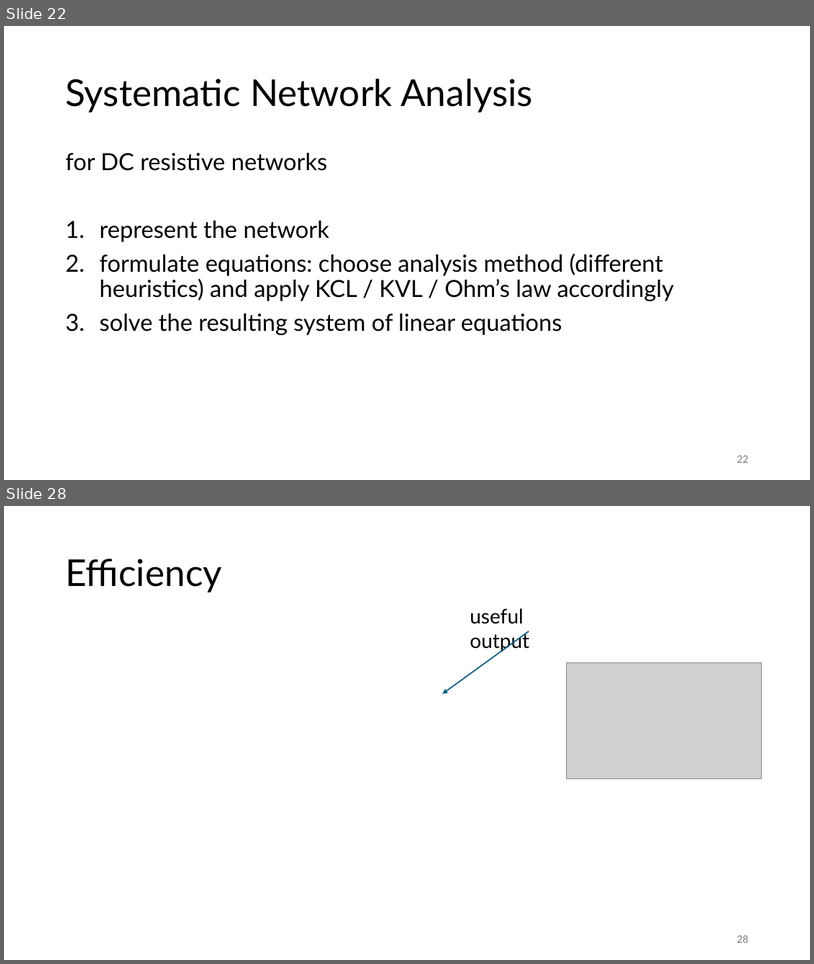
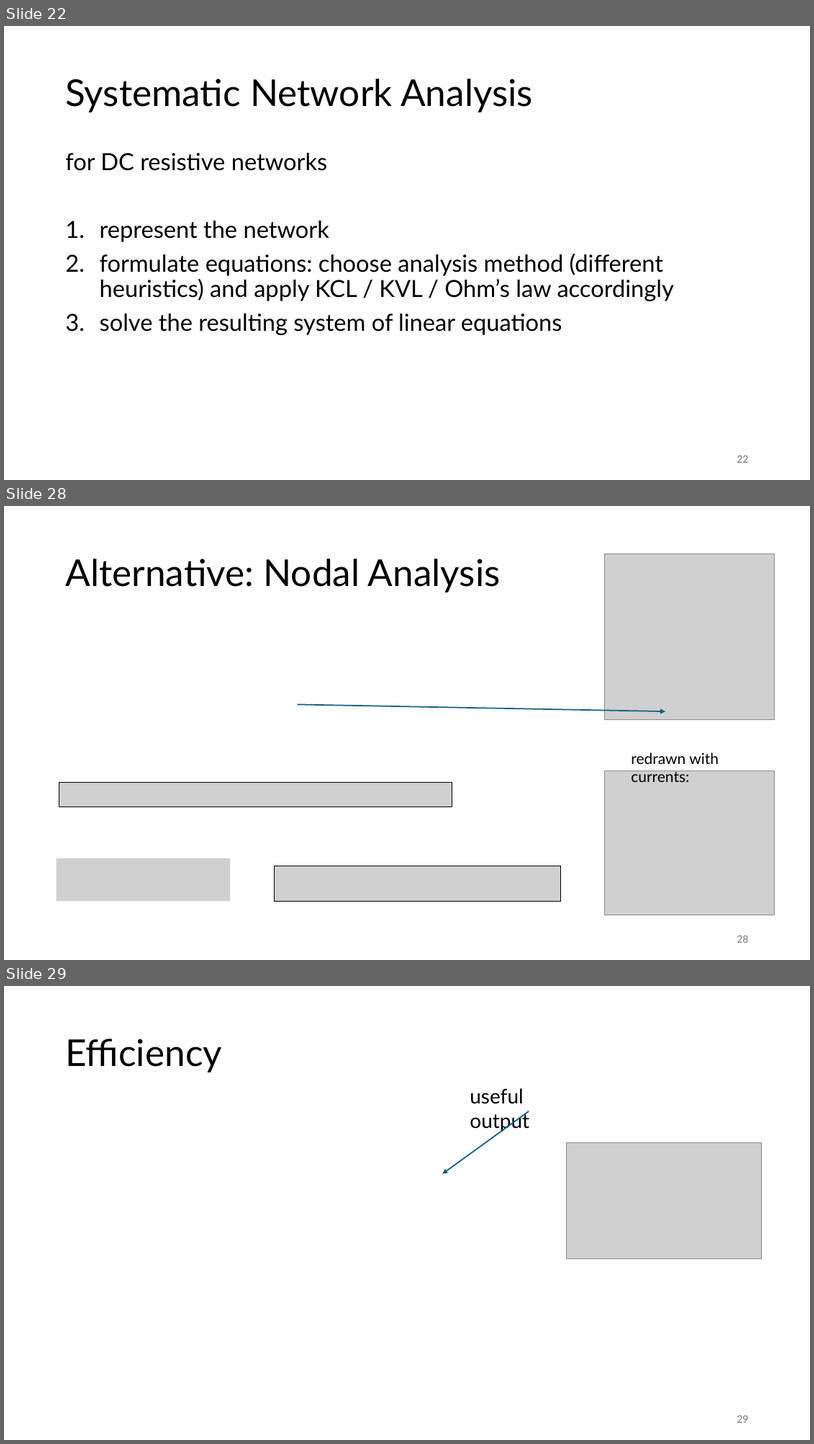
Before and after one commit to FelixWick/intro_electrical_eng, a slide deck: slides/2_DCcircuits.pptx. Shown one above the other, each under a label of ours: slides 22 and 28 before the commit, slides 22, 28 and 29 after it; the slides between them are not shown. The pictures are 814x964 and 814x1444 pixels, drawn with LibreOffice and Linux fonts; fonts in the diff are those of the drawing; grey boxes stand for pictures. Boxes give left, top, right and bottom in pixels: in the first picture for what was removed or moved away, otherwise in the second. Text is boxed around its words. In the diff, an @@ line names an element or a change of style, - is before the commit and + after.

Commit message:
clarification on network analysis methods

```diff
--- a/slides/2_DCcircuits.pptx
+++ b/slides/2_DCcircuits.pptx
@@ slide 28 added at box(4, 506, 810, 960), background #FFFFFF @@
@@ title added at box(65, 559, 501, 592), 44 pt, text #000000 @@
+Alternative: Nodal Analysis
@@ picture added at box(605, 554, 774, 720) @@
@@ arrow added from (298, 705) to (666, 711), #156082 1.5 pt @@
@@ text added at box(631, 752, 719, 782), 18 pt, text #000000 @@
+redrawn with currents:
@@ picture added at box(59, 782, 453, 807) @@
@@ picture added at box(605, 770, 774, 914) @@
@@ picture added at box(56, 858, 230, 901) @@
@@ picture added at box(275, 866, 561, 901) @@
@@ page number added at box(737, 935, 748, 942), 12 pt, text #797979 @@
+28
@@ what was slide 28 is now slide 29 @@
@@ page number at box(737, 1415, 748, 1422): text changed @@
-28
+29
```
Also in this commit, not shown: 5 slides changed, 1 other file.
